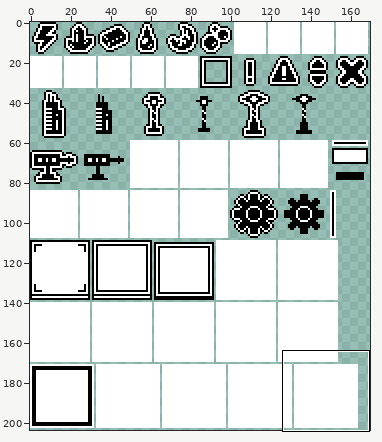
Two versions of one sprite sheet, Assets/Sprites/1Bit icons.png. Above, an overview of the earlier version with the close-up marked.
Close-up. Earlier state:
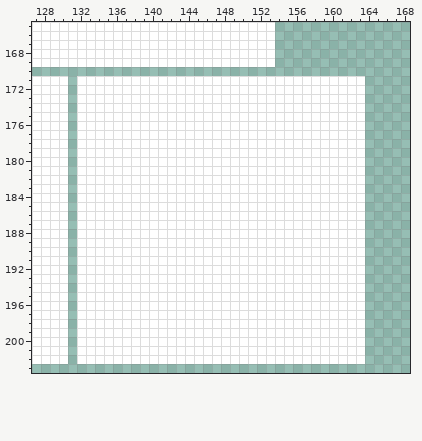
The file is 170x204 pixels. Shown: x 127..168, y 165..203.
Once edited:
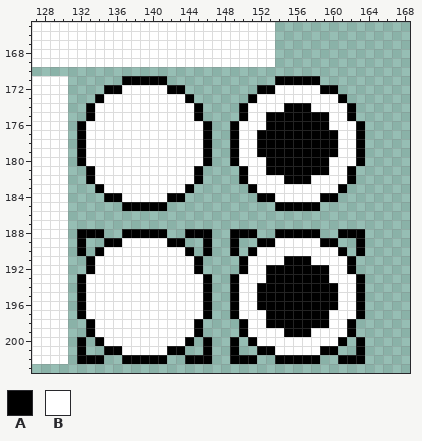
Palette (. is transparent): A #000000  B #ffffff
From old to new:
The edit turns colour B into colour A in row 171 at x 137 to 141 and 154 to 158; in row 172 at x 135 to 136, 142 to 143, 152 to 153 and 159 to 160; in row 173 at x 134, 144, 151 and 161; in row 174 at x 133, 145, 150, 155 to 157 and 162; in row 175 at x 133, 145, 150, 153 to 159 and 162; in row 176 at x 132, 146, 149, 153 to 159 and 163.
The edit turns colour B into colour A in rows 177 to 179 at x 132, 146, 149, 152 to 160 and 163; in row 180 at x 132, 146, 149, 153 to 159 and 163; in row 181 at x 133, 145, 150, 153 to 159 and 162; in row 182 at x 133, 145, 150, 155 to 157 and 162; in row 183 at x 134, 144, 151 and 161; in row 184 at x 135 to 136, 142 to 143, 152 to 153 and 159 to 160.
The edit turns colour B into colour A in row 185 at x 137 to 141 and 154 to 158; in row 188 at x 132 to 134, 137 to 141, 144 to 146, 149 to 151, 154 to 158 and 161 to 163; in row 189 at x 132, 135 to 136, 142 to 143, 146, 149, 152 to 153, 159 to 160 and 163; in row 190 at x 132, 134, 144, 146, 149, 151, 161 and 163; in row 191 at x 133, 145, 150, 155 to 157 and 162; in row 192 at x 133, 145, 150, 153 to 159 and 162.
The edit turns colour B into colour A in row 193 at x 132, 146, 149, 153 to 159 and 163; in rows 194 to 196 at x 132, 146, 149, 152 to 160 and 163; in row 197 at x 132, 146, 149, 153 to 159 and 163; in row 198 at x 133, 145, 150, 153 to 159 and 162; in row 199 at x 133, 145, 150, 155 to 157 and 162; in row 200 at x 132, 134, 144, 146, 149, 151, 161 and 163.
The edit turns colour B into colour A in row 201 at x 132, 135 to 136, 142 to 143, 146, 149, 152 to 153, 159 to 160 and 163; in row 202 at x 132 to 134, 137 to 141, 144 to 146, 149 to 151, 154 to 158 and 161 to 163.
The edit erases colour B in row 171 at x 132 to 136, 142 to 153 and 159 to 163; in row 172 at x 132 to 134, 144 to 151 and 161 to 163; in row 173 at x 132 to 133, 145 to 150 and 162 to 163; in rows 174 to 175 at x 132, 146 to 149 and 163; in rows 176 to 180 at x 147 to 148; in rows 181 to 182 at x 132, 146 to 149 and 163.
The edit erases colour B in row 183 at x 132 to 133, 145 to 150 and 162 to 163; in row 184 at x 132 to 134, 144 to 151 and 161 to 163; in row 185 at x 132 to 136, 142 to 153 and 159 to 163; in rows 186 to 187 at x 132 to 163; in row 188 at x 135 to 136, 142 to 143, 147 to 148, 152 to 153 and 159 to 160; in row 189 at x 133 to 134, 144 to 145, 147 to 148, 150 to 151 and 161 to 162.
The edit erases colour B in row 190 at x 133, 145, 147 to 148, 150 and 162; in rows 191 to 192 at x 132, 146 to 149 and 163; in rows 193 to 197 at x 147 to 148; in rows 198 to 199 at x 132, 146 to 149 and 163; in row 200 at x 133, 145, 147 to 148, 150 and 162; in row 201 at x 133 to 134, 144 to 145, 147 to 148, 150 to 151 and 161 to 162.
The edit erases colour B in row 202 at x 135 to 136, 142 to 143, 147 to 148, 152 to 153 and 159 to 160.
Changed places in both close-ups, as pixel boxes (x1, y1, x2, y2):
changed: (77, 76, 365, 364)
